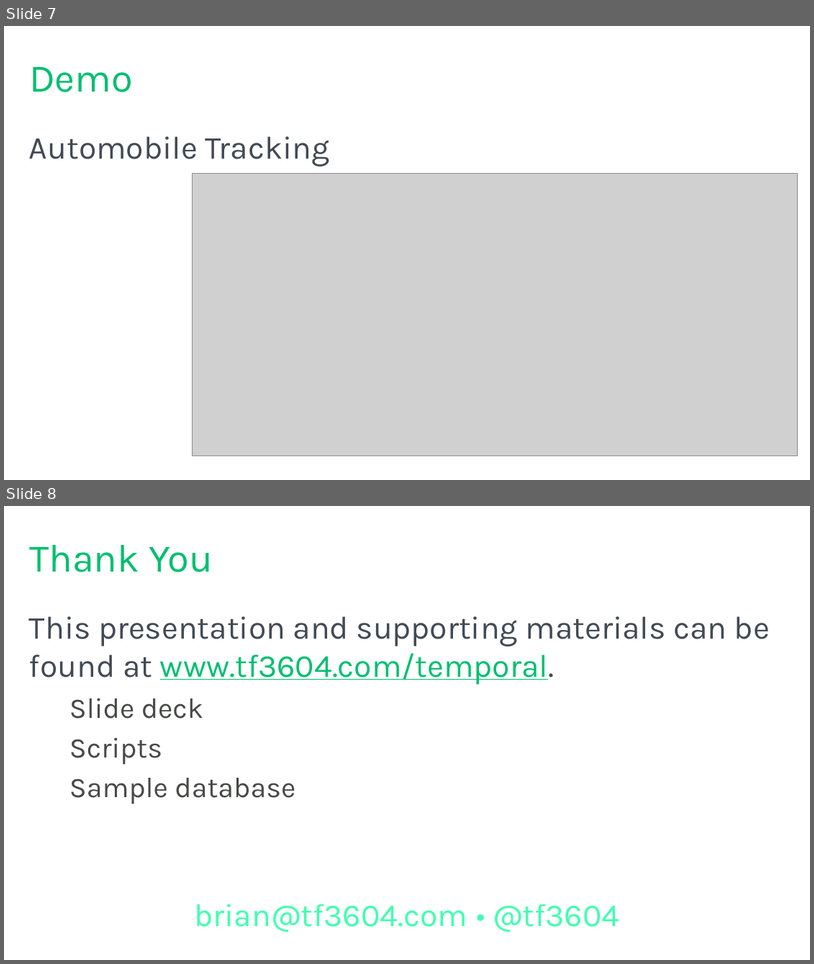
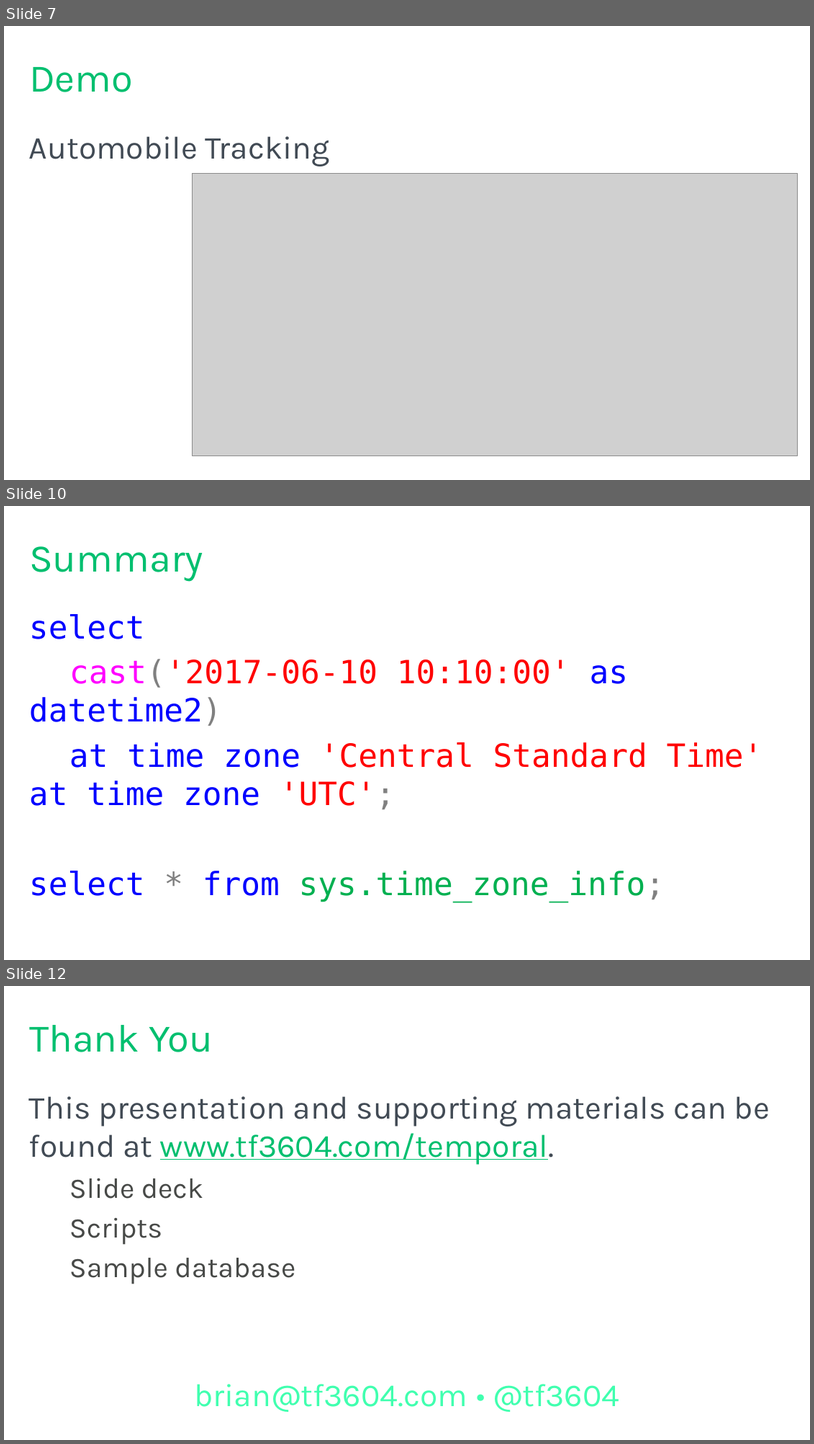
Before and after one commit to tf3604/RememberWhenTemporal, a slide deck: Temporal.pptx. Shown one above the other, each under a label of ours: slides 7 and 8 before the commit, slides 7, 10 and 12 after it; the slides between them are not shown. The pictures are 814x964 and 814x1444 pixels, drawn with LibreOffice and Linux fonts; fonts in the diff are those of the drawing; grey boxes stand for pictures; background and template pictures are left out. Boxes give left, top, right and bottom in pixels: in the first picture for what was removed or moved away, otherwise in the second. Text is boxed around its words. In the diff, an @@ line names an element or a change of style, - is before the commit and + after.

Commit message:
Add summary slides for reference purposes.

```diff
--- a/Temporal.pptx
+++ b/Temporal.pptx
@@ slide 10 added at (x1=4, y1=506, x2=810, y2=960), background #FFFFFF @@
@@ title added at (x1=29, y1=546, x2=203, y2=582), 44 pt, text #00BF6F @@
+Summary
@@ text added at (x1=29, y1=614, x2=764, y2=902), 36 pt, text #0000FF @@
+select
+cast('2017-06-10 10:10:00' as datetime2)
+at time zone 'Central Standard Time' at time zone 'UTC';
+select * from sys.time_zone_info;
@@ what was slide 8 is now slide 12 @@
```
Also in this commit, not shown: 3 other slides added, 1 other file.
